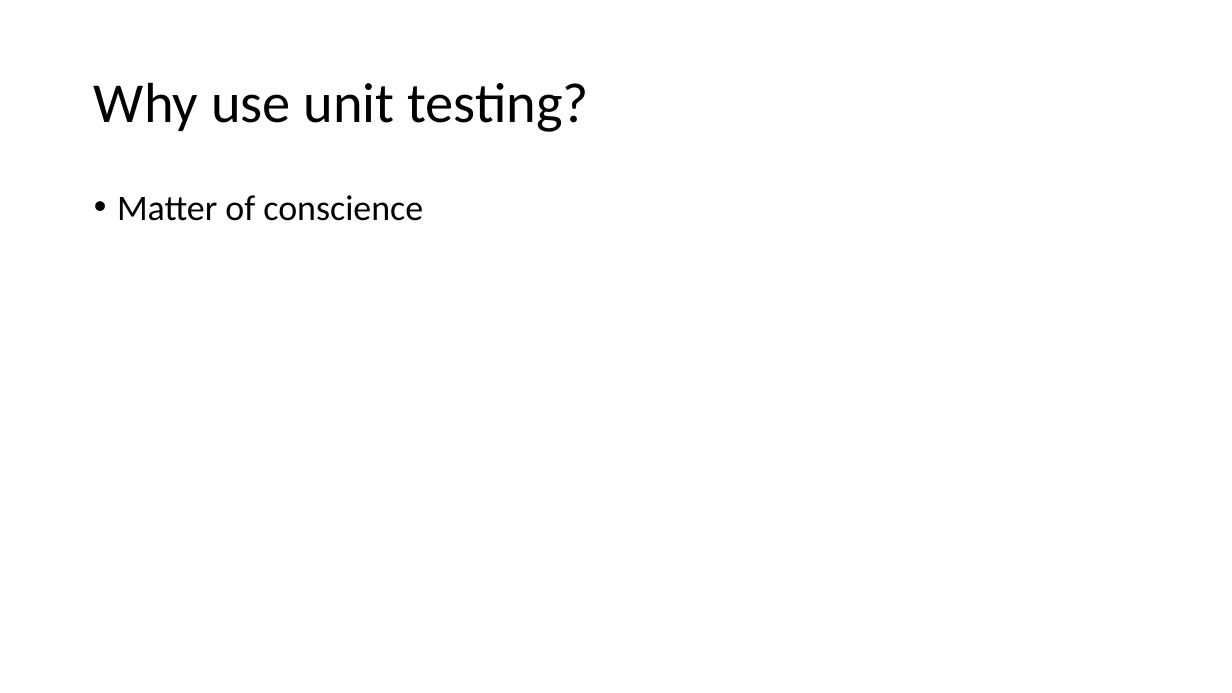
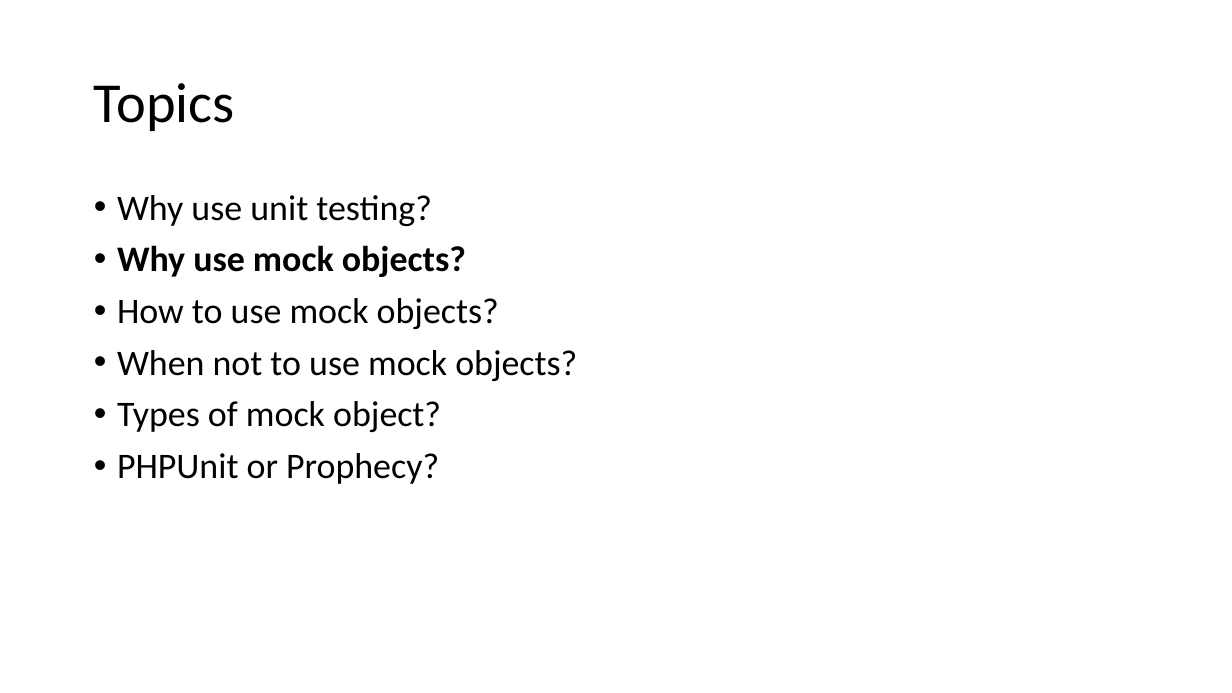
Before and after one commit to docljn/phpunit-or-prophecy-for-mocks, a slide deck: slide 8 of Creating Unit Test Mocks - PHPUnit or Prophecy.odp (slide 6 before the commit). Drawn at 1232x693 pixels with LibreOffice and Linux fonts; fonts in the diff are those of the drawing. Boxes give left, top, right and bottom in pixels: in the first picture for what was removed or moved away, otherwise in the second. Text is boxed around its words. In the diff, an @@ line names an element or a change of style, - is before the commit and + after.

```diff
--- a/Creating Unit Test Mocks - PHPUnit or Prophecy.odp
+++ b/Creating Unit Test Mocks - PHPUnit or Prophecy.odp
@@ title at box(94, 83, 235, 131): text changed @@
-Why use unit testing?
+Topics
@@ text at box(117, 195, 577, 484): text changed @@
-• Matter of conscience
+• Why use unit testing?
+• Why use mock objects?
+• How to use mock objects?
+• When not to use mock objects?
+• Types of mock object?
+• PHPUnit or Prophecy?
```
Also in this commit, not shown: 7 other slides changed, 2 slides added, 1 other file.
